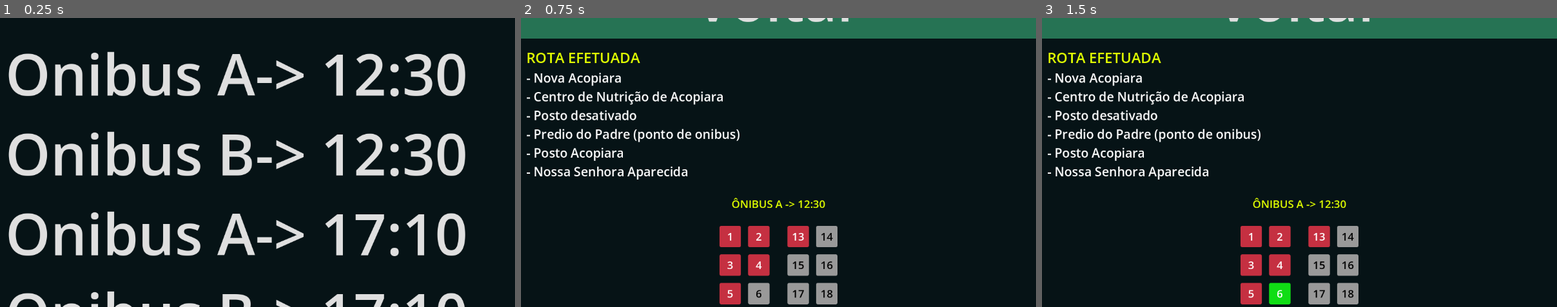
Above: before the commit, frames 1-3 (left to right).
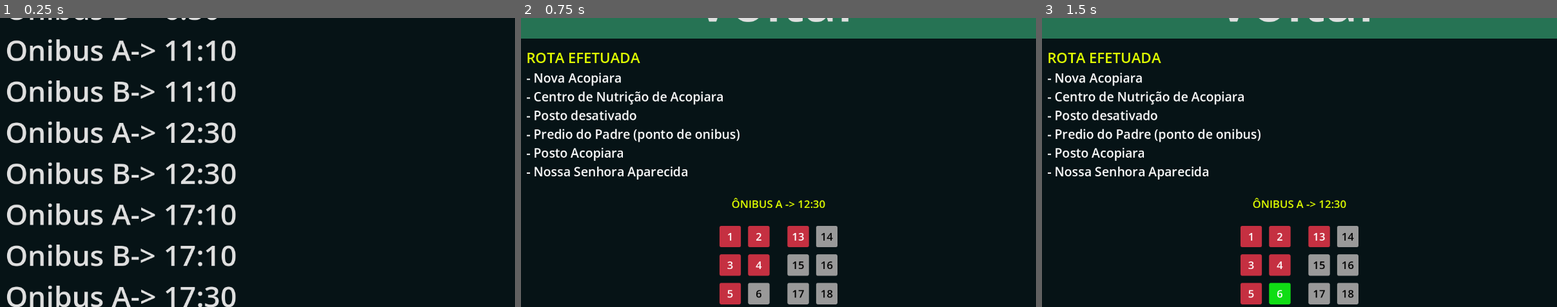
Above: after the commit, the same moments.

Repository: DOGamedev5/IHCRotasIFCE
Game: Godot game, scene res://src/mobileMain/main.tscn
Two runs of this game, one before a commit and one after it. Both use one fixed random seed, a clock stepped at 60 frames per second and the inputs below. This scene is started directly instead of the project's main scene.
Inputs:
- Up to frame 1 (0.25 s): no input
- Up to frame 2 (0.75 s): click "Onibus A-> 12:30" at 0.5 s
- Up to frame 3 (1.5 s): click "6" at 1.25 s

The runs differ from the first frame. In frame 1, 20% of the frame differs, in the area x 1-91%, y 0-100%; in frame 2, nothing differs; in frame 3, nothing differs.

Commit message:
fixed rota text mobile size

Diff:
--- a/src/classes/rotaButton/rota_button.gd
+++ b/src/classes/rotaButton/rota_button.gd
@@ -10,7 +10,7 @@
 
 func _ready():
 	if ProjectSettings.get("global/isMobile"):
-		add_theme_font_size_override("font_size", 128)
+		add_theme_font_size_override("font_size", 64)
 
 
 func _on_toggled(toggled_on: bool) -> void:
Not shown, changed: index.pck
